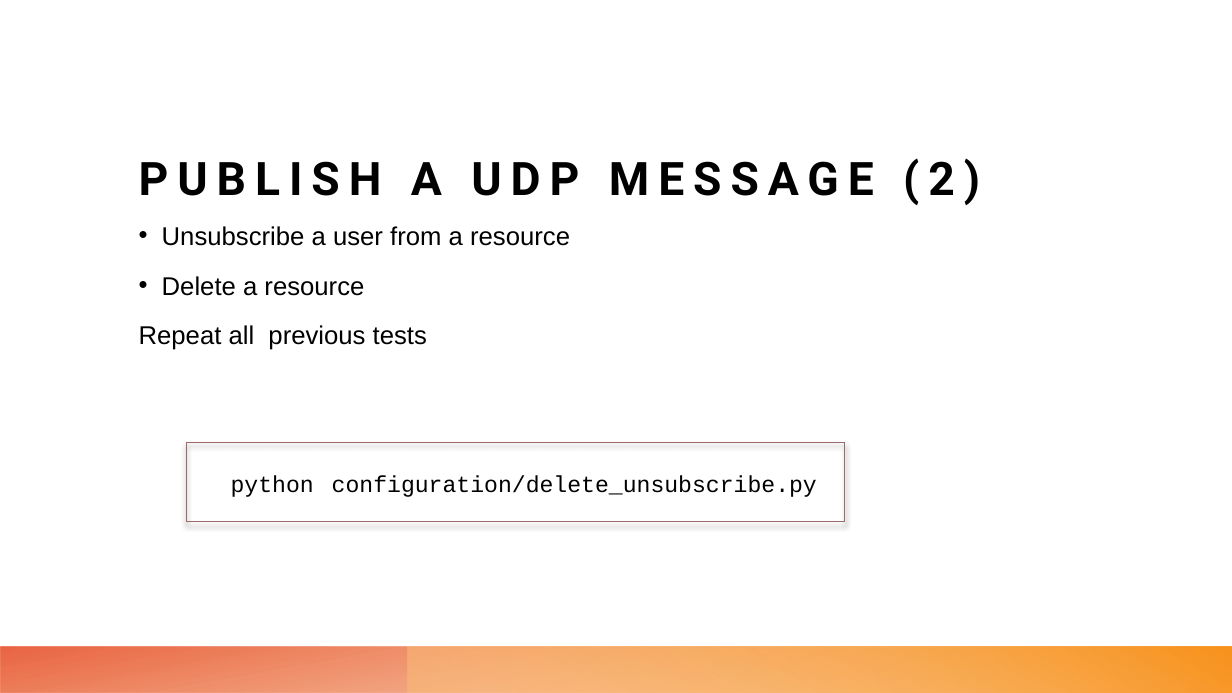
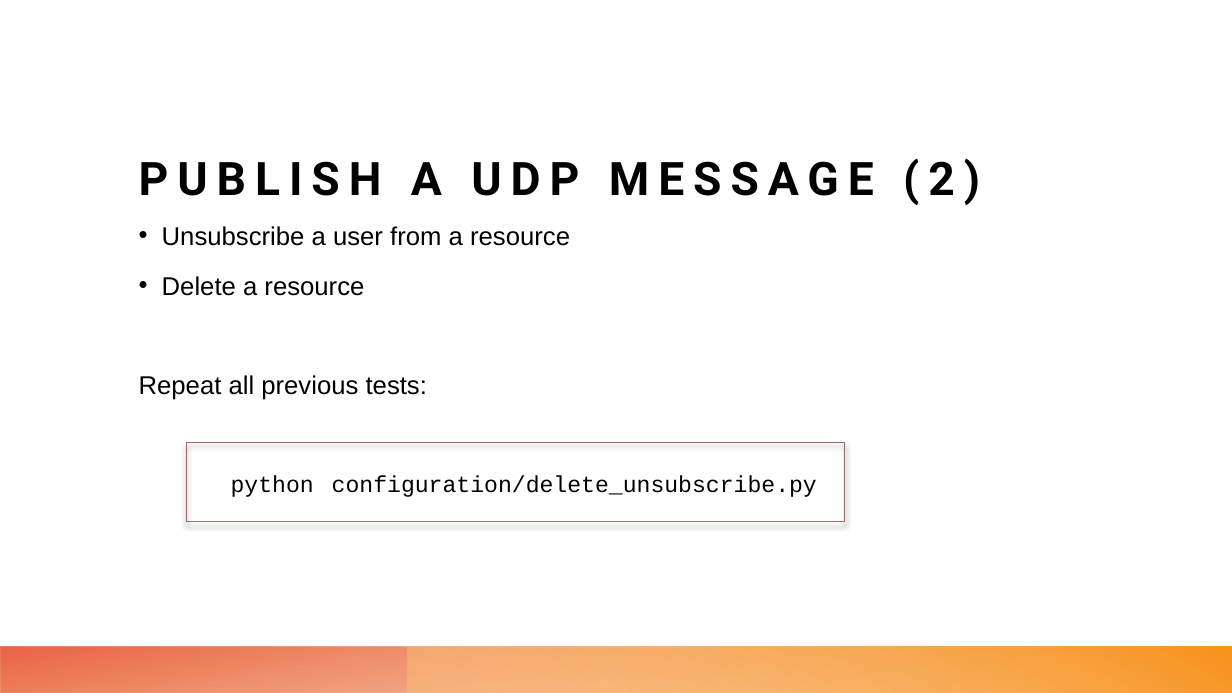
Before and after one commit to leonardopoggiani/ANAWS-project, a slide deck: slide 12 of DistributedMessageBroker.pptx. Drawn at 1232x693 pixels with LibreOffice and Linux fonts; fonts in the diff are those of the drawing. Boxes give left, top, right and bottom in pixels: in the first picture for what was removed or moved away, otherwise in the second. Text is boxed around its words. In the diff, an @@ line names an element or a change of style, - is before the commit and + after.

Commit message:
update presentation

```diff
--- a/DistributedMessageBroker.pptx
+++ b/DistributedMessageBroker.pptx
@@ text at (x1=139, y1=375, x2=427, y2=400): text changed @@
-Repeat all previous tests
+Repeat all previous tests:
```
Also in this commit, not shown: 1 other slide changed.
